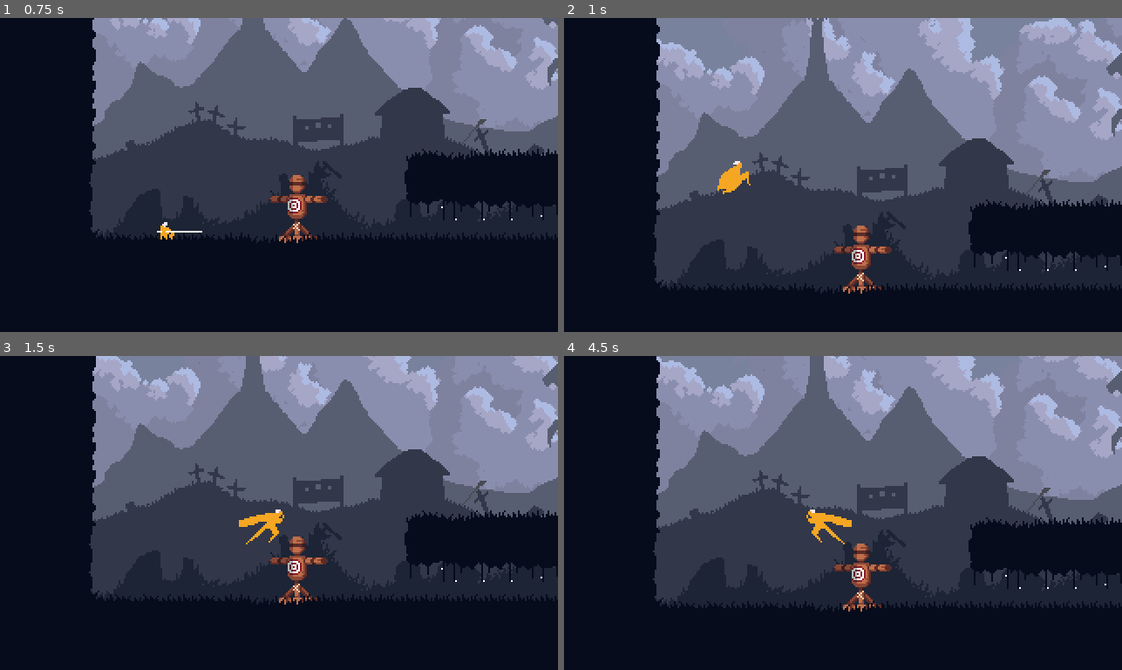
Above: before the commit, frames 1-4 (two rows, left to right).
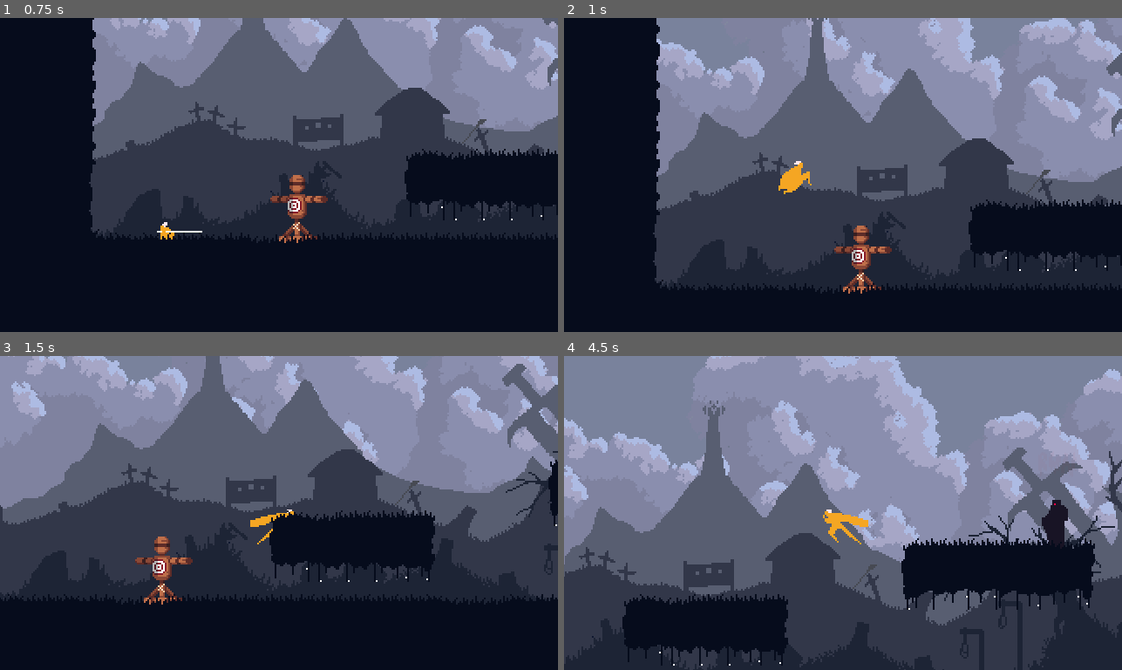
Above: after the commit, the same moments.

Repository: petrik33/bsu-action-platformer
Game: Godot game, scene res://scene/game.tscn
The game is run twice, just before and just after one commit, with the same random seed, the same clock (stepped at 60 frames per second) and the same inputs.
Inputs (mouse positions are in pixels of both pictures, inside the frame that each line leads up to):
- Up to frame 1 (0.75 s): move the mouse to (401, 159) at 0.52 s; hold D (right) from 0.53 s (still down); click (401, 159) at 0.6 s
- Up to frame 2 (1 s): keep holding D (right); tap Space (jump) at 0.77 s
- Up to frame 3 (1.5 s): keep holding D (right); move the mouse to (167, 528) at 1.27 s; tap Shift (roll) at 1.35 s
- Up to frame 4 (4.5 s): tap Space (jump) at 1.52, 3.02, 3.77 s; move the mouse to (898, 443) at 2.02 s; release D (right) at 2.03 s; hold A (left) 2.03-2.78 s; tap C (sprint) at 2.1 s; move the mouse to (815, 575) at 2.77 s; hold D (right) 2.78-4.28 s; tap Z (walk) at 2.85 s; move the mouse to (1010, 560) at 3.52 s; click (1010, 560) at 3.6 s; move the mouse to (675, 465) at 4.27 s; hold A (left) from 4.28 s (still down); tap Shift (roll) at 4.35 s

Frame 1 is identical in both runs. In frame 2, 0.6% of the frame differs, in the area x 27-45%, y 45-57%; in frame 3, 42%; in frame 4, 70%, in the area x 0-100%, y 0-100%.

Commit message:
Fix airborne state hmovement

Diff:
--- a/script/hero/states/locomotion/airborne.gd
+++ b/script/hero/states/locomotion/airborne.gd
@@ -4,6 +4,8 @@
 
 
 func update(_delta: float) -> StringName:
+	steering.set_horizontal_velocity(hero.movement_direction * hero.base_speed * 0.5)
+
 	if Input.is_action_just_pressed("jump") and hero.can_jump():
 		return "Jump"
 
--- a/script/hero/states/locomotion/airborne/jump.gd
+++ b/script/hero/states/locomotion/airborne/jump.gd
@@ -8,7 +8,6 @@
 
 
 func update(_delta: float) -> StringName:
-	steering.set_horizontal_velocity(0)
 	if hero.velocity.y > 0:
 		return "Fall"
 	return &""
